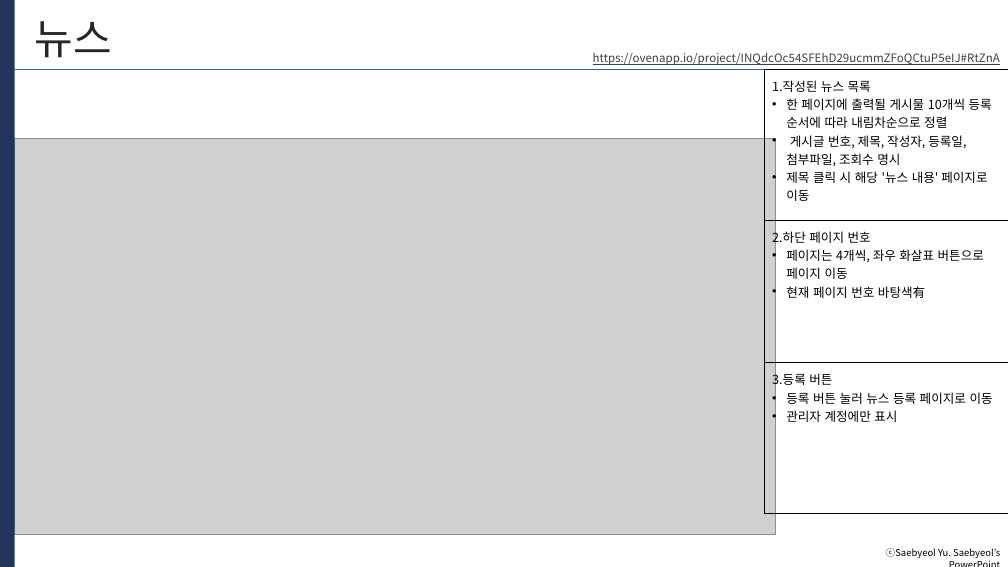
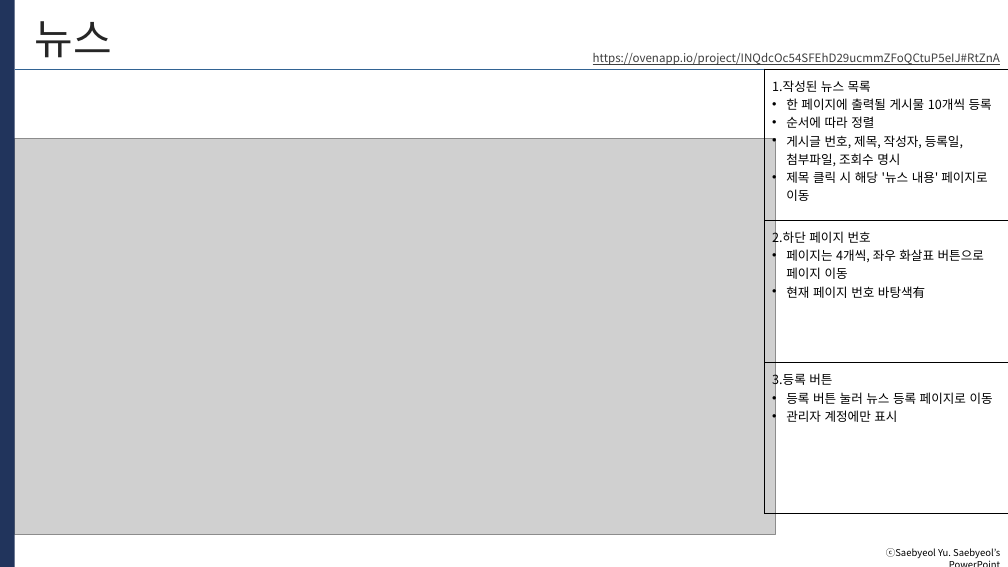
Before and after one commit to JunBeom11/KH_Semi, a slide deck: slide 14 of doc/in코로나_v4.0.pptx. Drawn at 1008x567 pixels with LibreOffice and Linux fonts; fonts in the diff are those of the drawing; grey boxes stand for pictures. Boxes give left, top, right and bottom in pixels: in the first picture for what was removed or moved away, otherwise in the second. Text is boxed around its words. In the diff, an @@ line names an element or a change of style, - is before the commit and + after.

```diff
--- a/doc/in코로나_v4.0.pptx
+++ b/doc/in코로나_v4.0.pptx
@@ table at (x1=765, y1=69, x2=1008, y2=513) @@
-row 1, column 1: 1.작성된 뉴스 목록 / 한 페이지에 출력될 게시물 10개씩 등록 순서에 따라 내림차순으로 정렬 / 게시글 번호, 제목, 작성자, 등록일, 첨부파일, 조회수 명시 / 제목 클릭 시 해당 '뉴스 내용' 페이지로 이동
+row 1, column 1: 1.작성된 뉴스 목록 / 한 페이지에 출력될 게시물 10개씩 등록 / 순서에 따라 정렬 / 게시글 번호, 제목, 작성자, 등록일, 첨부파일, 조회수 명시 / 제목 클릭 시 해당 '뉴스 내용' 페이지로 이동
```
Also in this commit, not shown: 1 other slide changed.
